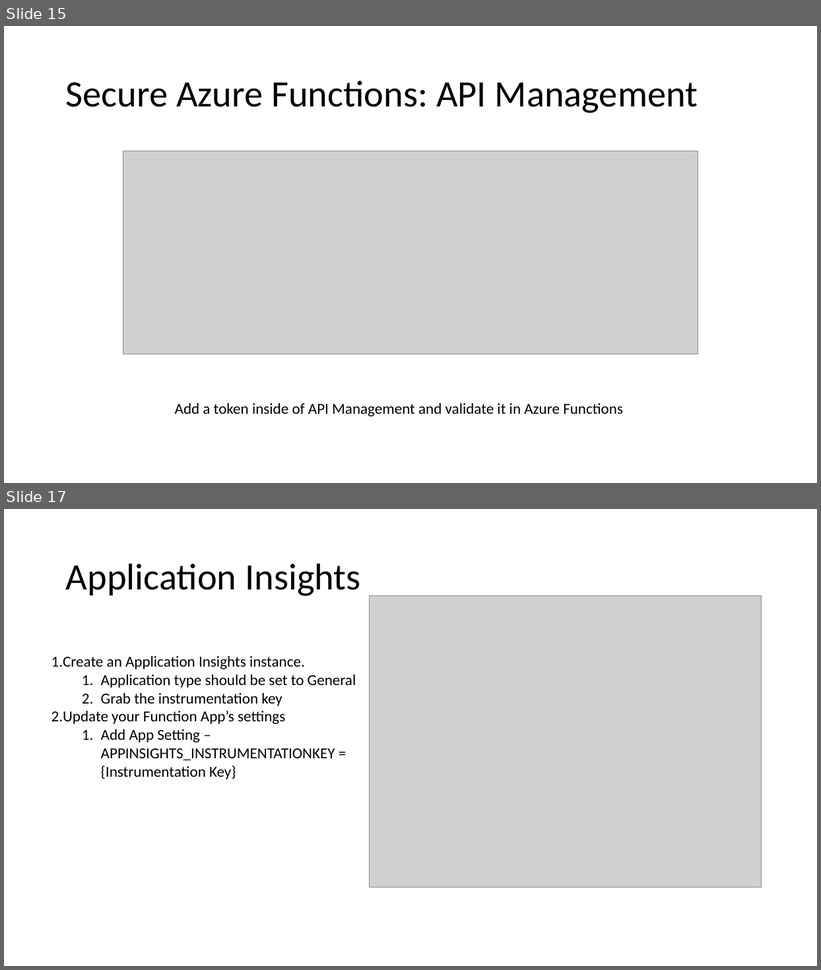
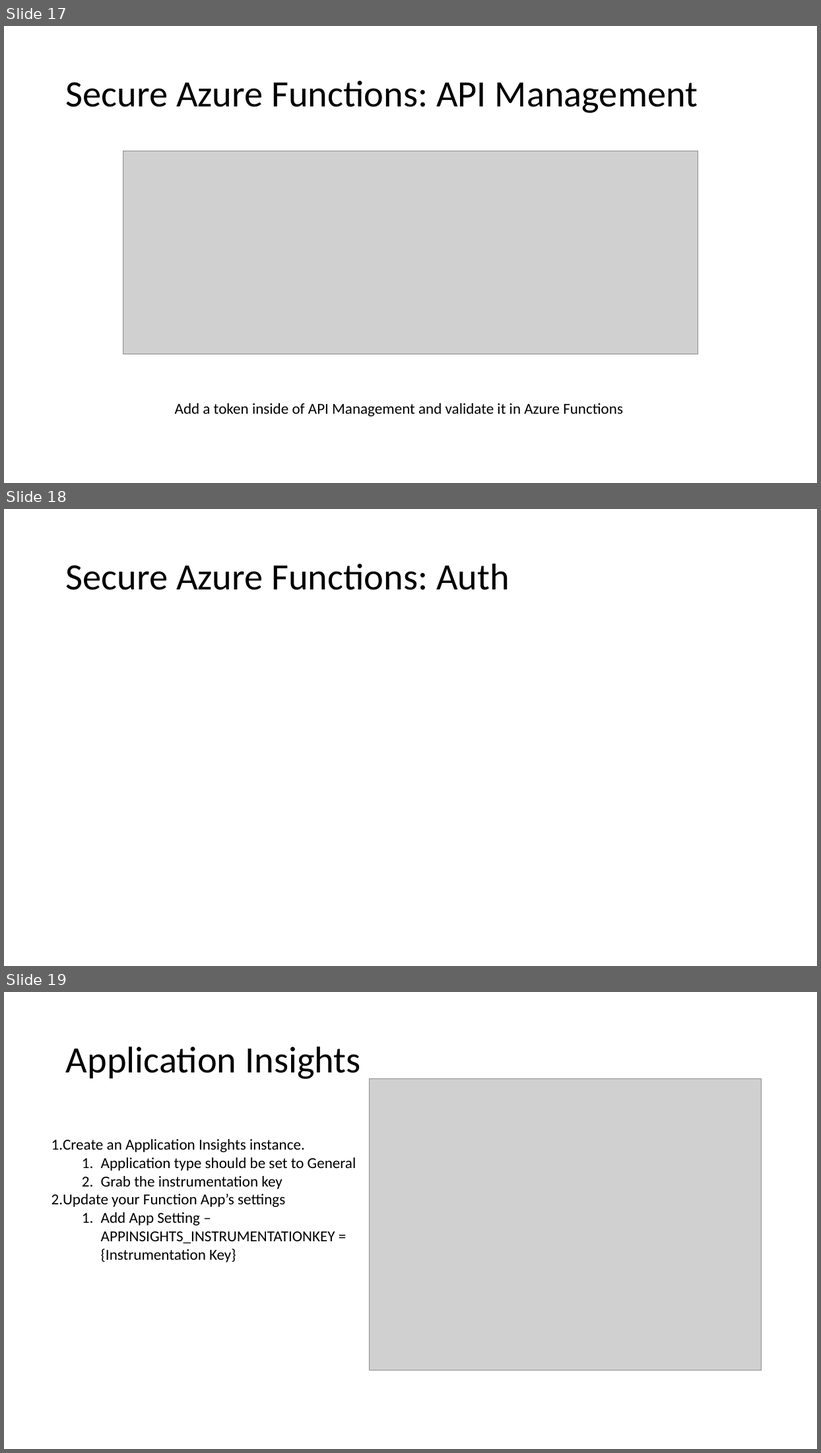
Before and after one commit to Dekorg/TrackApartmentsApp, a slide deck: Presentation/Azure Functions.pptx. Shown one above the other, each under a label of ours: slides 15 and 17 before the commit, slides 17, 18 and 19 after it; the slides between them are not shown. The pictures are 821x970 and 821x1453 pixels, drawn with LibreOffice and Linux fonts; fonts in the diff are those of the drawing; grey boxes stand for pictures. Boxes give left, top, right and bottom in pixels: in the first picture for what was removed or moved away, otherwise in the second. Text is boxed around its words. In the diff, an @@ line names an element or a change of style, - is before the commit and + after.

Commit message:
Testing auth

```diff
--- a/Presentation/Azure Functions.pptx
+++ b/Presentation/Azure Functions.pptx
@@ slide 18 added at [4,509,817,966], background #FFFFFF @@
@@ title added at [66,563,510,590], 44 pt, text #000000 @@
+Secure Azure Functions: Auth
@@ what was slide 15 is now slide 17 @@
@@ what was slide 17 is now slide 19 @@
```
Also in this commit, not shown: 1 slide changed, 2 other slides added, 1 slide removed, 9 other files.
